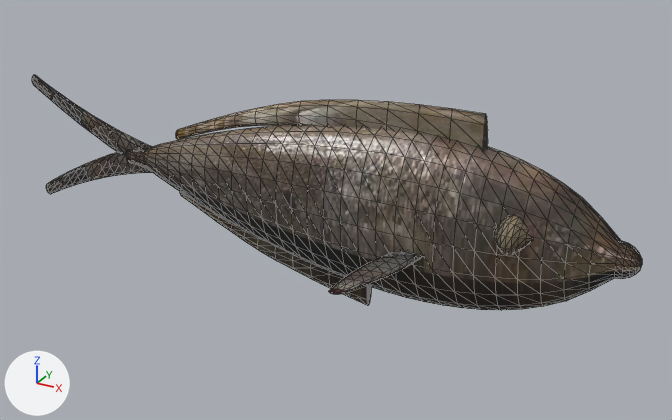
Before and after pictures for a commit that changed the glTF model public/aqua/models/fish/juv_amberjack.glb.
Both versions are drawn from a 50 mm camera at (6143.826, -2.142, 1.036) aimed at (6142.625, 0.041, -0.055). Every picture has the same lights, and +X, +Y and +Z are marked at lower left. The first picture is the older version. Mesh edges are drawn as thin lines. Vertices at exactly the same position are counted once.

The first picture shows 'juv_amberjack'.
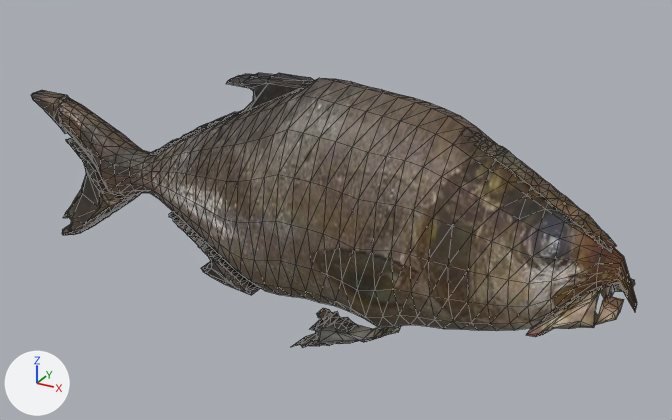
Location of each change, [x1, y1, x2, y2] in pixels of the pictures (672 x 420 px; the box of a moved part takes in the faces that stretch with it):
'juv_amberjack', reshaped (17% taller)
    before: [32, 75, 642, 310]
    after: [31, 73, 637, 348]
part 1 of me_juv_amberjack, rebuilt (12% wider, 37% taller)
    before: [125, 126, 642, 310]
    after: [59, 78, 637, 331]
part 2 of me_juv_amberjack, deleted
    before: [329, 252, 422, 294]
part 3 of me_juv_amberjack, deleted (brown)
    before: [494, 216, 531, 255]
part 4 of me_juv_amberjack, moved or reshaped
    before: [32, 75, 488, 305]
    after: [31, 73, 635, 348]

What changed in the scene script:
```text
Change me_juv_amberjack:
    used by ob_juv_amberjack; location = (0.0, 0.0, 0.0)
    remove me_juv_amberjack.from_pydata(...)  # 1784 vertices, 3536 faces; spans x 6141.5..6143.5, y -0.29..0.29, z -0.32..0.32
    add me_juv_amberjack.from_pydata(...)  # 1701 vertices, 3371 faces; spans x 6141.5..6143.5, y -0.3..0.3, z -0.35..0.35
    me_juv_amberjack part 1: the loose piece of 742 vertices spanning x 6141.88..6143.5, y -0.14..0.14, z -0.24..0.24 is rebuilt with 642 vertices and now spans x 6141.64..6143.5, y -0.24..0.24, z -0.35..0.35
    me_juv_amberjack part 2: the loose piece of 122 vertices spanning x 6142.78..6142.98, y -0.29..-0.11, z -0.13..-0.03 is deleted
    me_juv_amberjack part 3: the loose piece of 92 vertices spanning x 6143.14..6143.25, y -0.14..-0.04, z 0.0..0.11 is deleted
    me_juv_amberjack part 4: 2 vertices moved within x 6141.78, y -0.01..0.01, z -0.06; 611 vertices removed from x 6141.5..6143.08, y -0.02..0.02, z -0.32..0.32; 1056 vertices added at x 6141.5..6143.47, y -0.3..0.3, z -0.35..0.34
    other edits to the shape of me_juv_amberjack do not show in these pictures
```
